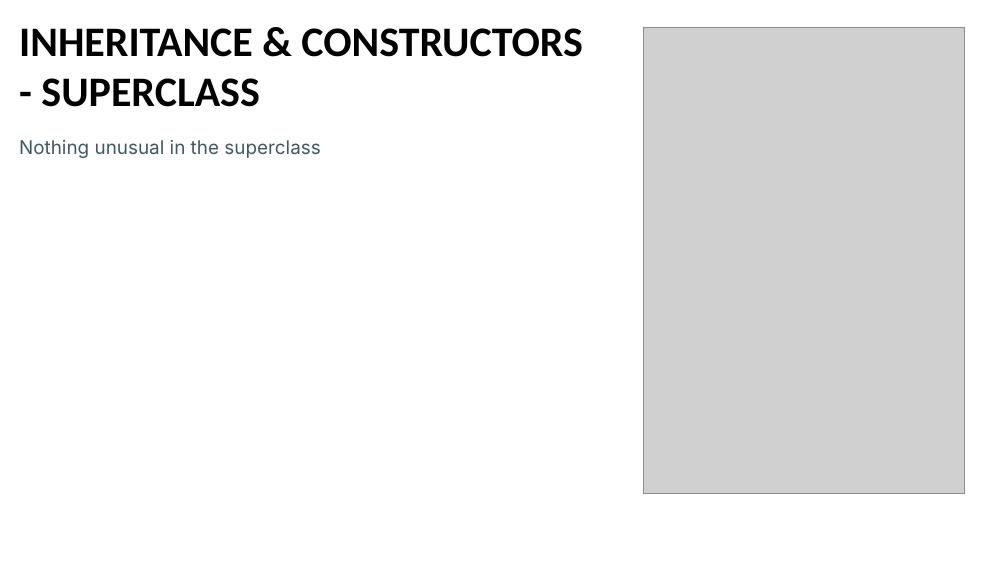
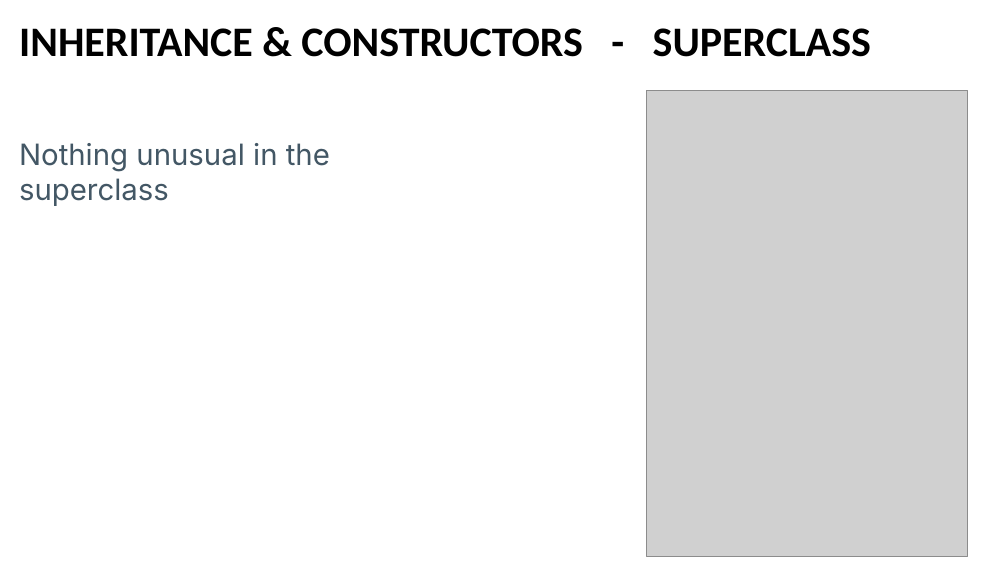
Before and after one commit to Programming-Fundamentals-SETU/prog-fund-2-jan-26, a slide deck: slide 18 of topic08-inheritance/unit-08a-lectures/talk-3-inheritance-v2/a-inheritance-v2.pptx. Drawn at 1008x567 pixels with LibreOffice and Linux fonts; fonts in the diff are those of the drawing; grey boxes stand for pictures. Boxes give left, top, right and bottom in pixels: in the first picture for what was removed or moved away, otherwise in the second. Text is boxed around its words. In the diff, an @@ line names an element or a change of style, - is before the commit and + after.

```diff
--- a/topic08-inheritance/unit-08a-lectures/talk-3-inheritance-v2/a-inheritance-v2.pptx
+++ b/topic08-inheritance/unit-08a-lectures/talk-3-inheritance-v2/a-inheritance-v2.pptx
@@ title "INHERITANCE & CONSTRUCTORS - SUPERCLASS" rewrapped from box(19, 28, 583, 107) to box(19, 28, 871, 57) @@
@@ picture: place and size @@
-picture at box(644, 27, 965, 494)
+picture at box(647, 90, 968, 557)
@@ text "Nothing unusual in the superclass" at box(19, 143, 330, 206): size 18 to 28 pt @@
```
Also in this commit, not shown: 10 other slides changed, 7 other files.
